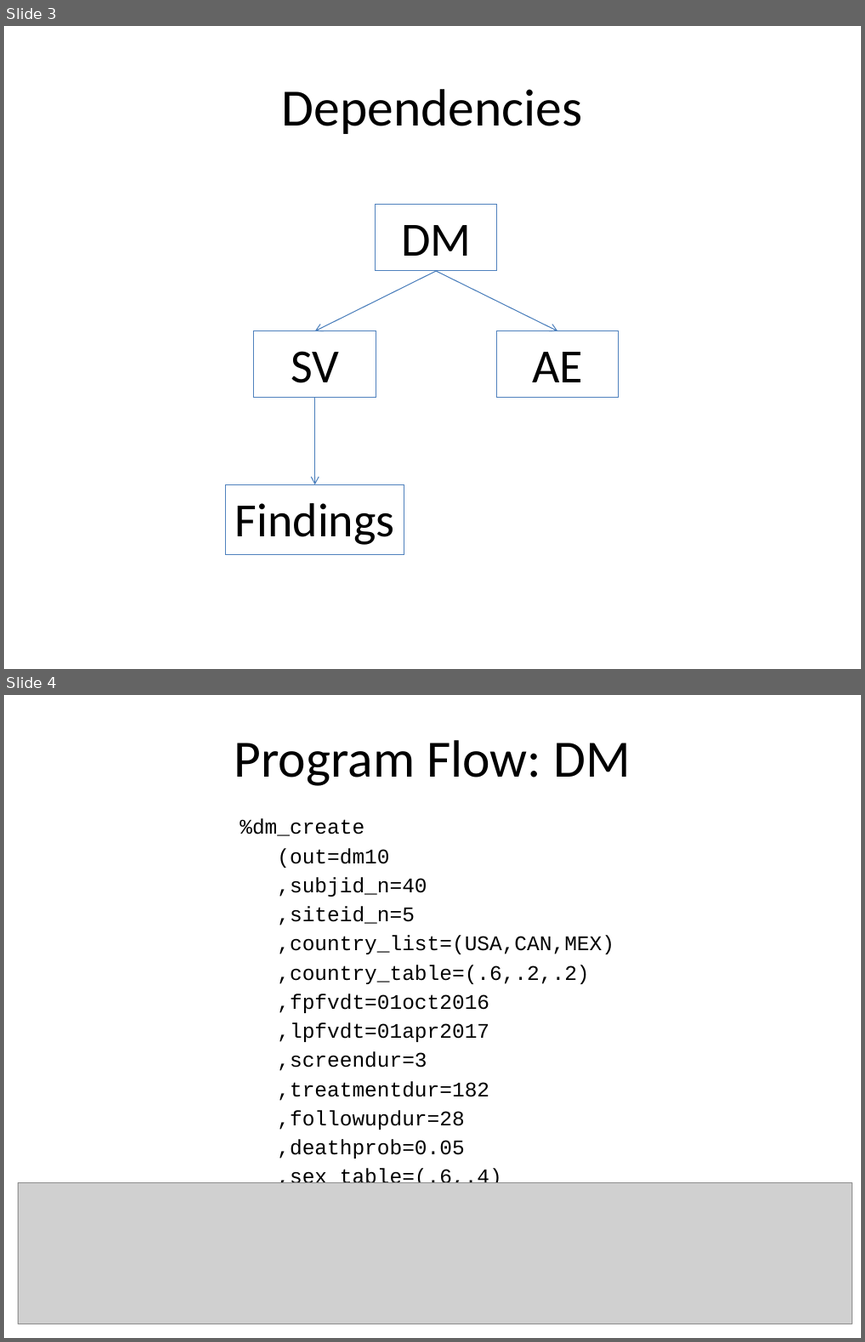
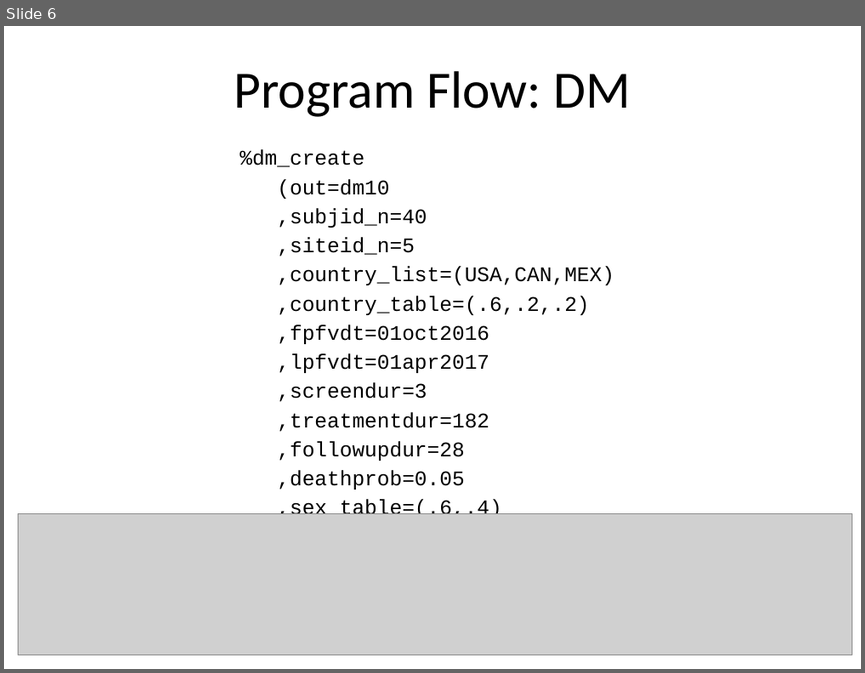
Before and after one commit to srosanba/sas-sdtm-simulator, a slide deck: doc/sas-sdtm-simulator.pptx. Shown one above the other, each under a label of ours: slides 3 and 4 before the commit, slide 6 after it. The pictures are 865x1342 and 865x673 pixels, drawn with LibreOffice and Linux fonts; fonts in the diff are those of the drawing; grey boxes stand for pictures. Boxes give left, top, right and bottom in pixels: in the first picture for what was removed or moved away, otherwise in the second. Text is boxed around its words. In the diff, an @@ line names an element or a change of style, - is before the commit and + after.

```diff
--- a/doc/sas-sdtm-simulator.pptx
+++ b/doc/sas-sdtm-simulator.pptx
@@ slide 3 removed at box(4, 26, 861, 669), background #FFFFFF @@
@@ title removed at box(282, 89, 583, 134) @@
-Dependencies
@@ rectangle removed at box(375, 204, 497, 270) @@
-DM
@@ arrow removed from (436, 271) to (315, 331) @@
@@ arrow removed from (436, 271) to (557, 331) @@
@@ rectangle removed at box(254, 331, 375, 397) @@
-SV
@@ rectangle removed at box(497, 331, 619, 397) @@
-AE
@@ arrow removed from (315, 397) to (315, 484) @@
@@ rectangle removed at box(226, 484, 404, 555) @@
-Findings
@@ what was slide 4 is now slide 6 @@
```
Also in this commit, not shown: 3 slides changed, 7 slides added.
